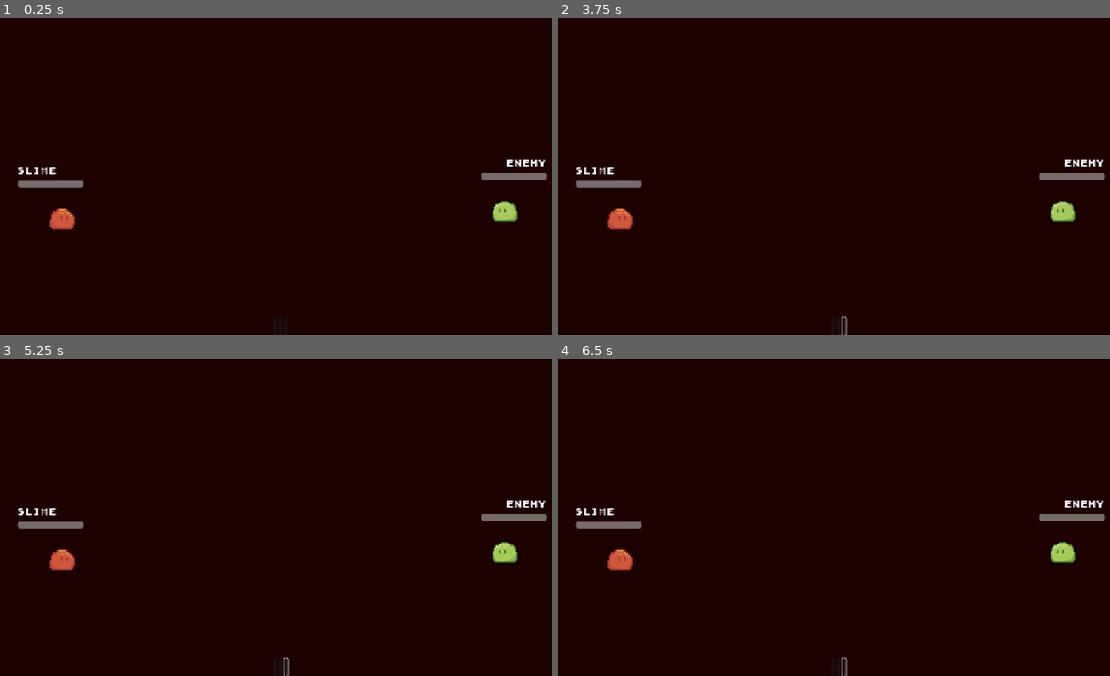
Above: before the commit, frames 1-4 (two rows, left to right).
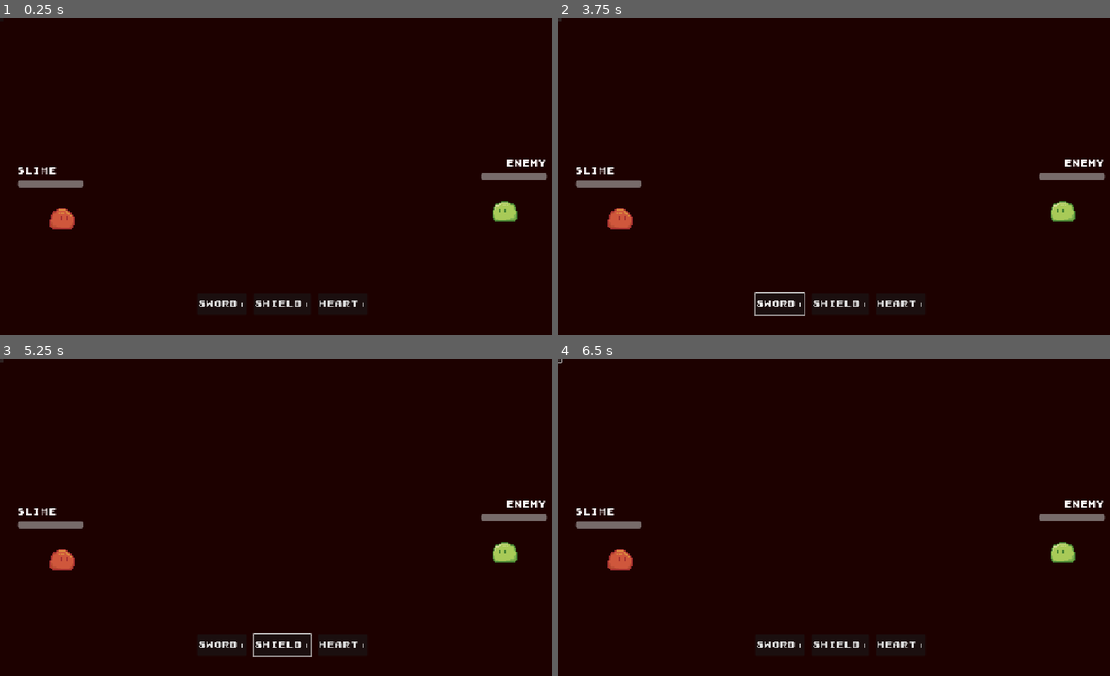
Above: after the commit, the same moments.

Repository: Tortiz-CSUF/slotchi
Game: Godot game, scene res://scenes/battle_arena.tscn
The game is run twice, just before and just after one commit, with the same random seed, the same clock (stepped at 60 frames per second) and the same inputs. The project has no main scene, so this scene is started directly.
Inputs (mouse positions are in pixels of both pictures, inside the frame that each line leads up to; where the layout moved, square brackets give the same spot in the first picture):
- Up to frame 1 (0.25 s): no input
- Up to frame 2 (3.75 s): click (778, 303) [834, 325] at 0.5 s; click (839, 303) [839, 325] at 1.25 s; click (900, 303) [845, 325] at 2 s; click (558, 21) at 2.77 s; tap Enter (ui_accept) at 3.5 s; hold Right (ui_right) from 3.53 s (still down)
- Up to frame 3 (5.25 s): tap Enter (ui_accept) at 3.77, 4.25, 4.52, 5 s; release Right (ui_right) at 4.28 s; hold Down (ui_down) 4.28-5.03 s; hold Right (ui_right) from 5.03 s (still down)
- Up to frame 4 (6.5 s): tap Enter (ui_accept) at 5.75, 6.02 s; release Right (ui_right) at 5.78 s; hold Up (ui_up) from 5.78 s (still down)

The runs differ from the first frame. In frame 1, 0.3% of the frame differs, in the area x 36-66%, y 89-92%; in frame 2, 0.4%; in frame 3, 0.5%, in the area x 0-66%, y 0-100%; in frame 4, 0.3%.

Commit message:
slotchi_Interim_4

Diff:
--- a/scenes/battle_arena.tscn
+++ b/scenes/battle_arena.tscn
@@ -237,6 +237,86 @@
 theme_override_constants/v_separation = 8
 columns = 4
 
+[node name="Slot0" type="TextureRect" parent="SlotGrid" unique_id=1270883304]
+custom_minimum_size = Vector2(48, 48)
+layout_mode = 2
+stretch_mode = 3
+
+[node name="Slot1" type="TextureRect" parent="SlotGrid" unique_id=2062987352]
+custom_minimum_size = Vector2(48, 48)
+layout_mode = 2
+stretch_mode = 3
+
+[node name="Slot2" type="TextureRect" parent="SlotGrid" unique_id=643618353]
+custom_minimum_size = Vector2(48, 48)
+layout_mode = 2
+stretch_mode = 3
+
+[node name="Slot3" type="TextureRect" parent="SlotGrid" unique_id=1406628086]
+custom_minimum_size = Vector2(48, 48)
+layout_mode = 2
+stretch_mode = 3
+
+[node name="Slot4" type="TextureRect" parent="SlotGrid" unique_id=1852537582]
+custom_minimum_size = Vector2(48, 48)
+layout_mode = 2
+stretch_mode = 3
+
+[node name="Slot5" type="TextureRect" parent="SlotGrid" unique_id=1549976367]
+custom_minimum_size = Vector2(48, 48)
+layout_mode = 2
+stretch_mode = 3
+
+[node name="Slot6" type="TextureRect" parent="SlotGrid" unique_id=139174241]
+custom_minimum_size = Vector2(48, 48)
+layout_mode = 2
+stretch_mode = 3
+
+[node name="Slot7" type="TextureRect" parent="SlotGrid" unique_id=628500522]
+custom_minimum_size = Vector2(48, 48)
+layout_mode = 2
+stretch_mode = 3
+
+[node name="Slot8" type="TextureRect" parent="SlotGrid" unique_id=18431963]
+custom_minimum_size = Vector2(48, 48)
+layout_mode = 2
+stretch_mode = 3
+
+[node name="Slot9" type="TextureRect" parent="SlotGrid" unique_id=1269383492]
+custom_minimum_size = Vector2(48, 48)
+layout_mode = 2
+stretch_mode = 3
+
+[node name="Slot10" type="TextureRect" parent="SlotGrid" unique_id=1317632077]
+custom_minimum_size = Vector2(48, 48)
+layout_mode = 2
+stretch_mode = 3
+
+[node name="Slot11" type="TextureRect" parent="SlotGrid" unique_id=1945526091]
+custom_minimum_size = Vector2(48, 48)
+layout_mode = 2
+stretch_mode = 3
+
+[node name="Slot12" type="TextureRect" parent="SlotGrid" unique_id=968878395]
+custom_minimum_size = Vector2(48, 48)
+layout_mode = 2
+stretch_mode = 3
+
+[node name="Slot13" type="TextureRect" parent="SlotGrid" unique_id=1068150561]
+custom_minimum_size = Vector2(48, 48)
+layout_mode = 2
+stretch_mode = 3
+
+[node name="Slot14" type="TextureRect" parent="SlotGrid" unique_id=265310892]
+custom_minimum_size = Vector2(48, 48)
+layout_mode = 2
+stretch_mode = 3
+
+[node name="Slot15" type="TextureRect" parent="SlotGrid" unique_id=688728965]
+custom_minimum_size = Vector2(48, 48)
+layout_mode = 2
+stretch_mode = 3
+
 [node name="CardContainer" type="MarginContainer" parent="." unique_id=1662029506]
 layout_mode = 1
 anchors_preset = 7
@@ -249,15 +329,80 @@
 offset_right = 20.0
 grow_horizontal = 2
 grow_vertical = 0
+theme_override_constants/margin_left = 30
+theme_override_constants/margin_top = 30
+theme_override_constants/margin_right = 30
+theme_override_constants/margin_bottom = 45
 
 [node name="Card" type="HBoxContainer" parent="CardContainer" unique_id=2066861987]
 layout_mode = 2
+theme_override_constants/separation = 16
 
 [node name="Card1" type="Button" parent="CardContainer/Card" unique_id=1667057289]
-layout_mode = 2
+custom_minimum_size = Vector2(100, 50)
+layout_mode = 2
+theme_override_fonts/font = ExtResource("1_d3rmf")
+theme_override_font_sizes/font_size = 18
+text = "Sword+"
 
 [node name="Card2" type="Button" parent="CardContainer/Card" unique_id=1804492550]
-layout_mode = 2
+custom_minimum_size = Vector2(100, 50)
+layout_mode = 2
+theme_override_fonts/font = ExtResource("1_d3rmf")
+theme_override_font_sizes/font_size = 18
+text = "Shield+"
 
 [node name="Card3" type="Button" parent="CardContainer/Card" unique_id=2005685289]
-layout_mode = 2
+custom_minimum_size = Vector2(100, 50)
+layout_mode = 2
+theme_override_fonts/font = ExtResource("1_d3rmf")
+theme_override_font_sizes/font_size = 18
+text = "Heart+"
+
+[node name="SpinButton" type="Button" parent="." unique_id=633407926]
+layout_mode = 0
+offset_right = 8.0
+offset_bottom = 8.0
+
+[node name="InfoLabel" type="Label" parent="." unique_id=551911212]
+layout_mode = 0
+offset_right = 40.0
+offset_bottom = 23.0
+
+[node name="EndPanel" type="ColorRect" parent="." unique_id=749985269]
+visible = false
+layout_mode = 0
+offset_right = 40.0
+offset_bottom = 40.0
+
+[node name="Title" type="Label" parent="EndPanel" unique_id=1163692354]
+layout_mode = 1
+anchors_preset = 5
+anchor_left = 0.5
+anchor_right = 0.5
+offset_left = -231.0
+offset_top = 25.0
+offset_right = 231.0
+offset_bottom = 60.0
+grow_horizontal = 2
+theme_override_fonts/font = ExtResource("1_d3rmf")
+theme_override_font_sizes/font_size = 28
+text = "Strength Training"
+horizontal_alignment = 1
+
+[node name="BackButton" type="Button" parent="EndPanel" unique_id=783632217]
+layout_mode = 1
+anchors_preset = 7
+anchor_left = 0.5
+anchor_top = 1.0
+anchor_right = 0.5
+anchor_bottom = 1.0
+offset_left = -44.0
+offset_top = -50.0
+offset_right = 44.0
+offset_bottom = -17.0
+grow_horizontal = 2
+grow_vertical = 0
+theme_override_fonts/font = ExtResource("1_d3rmf")
+theme_override_font_sizes/font_size = 20
+text = "Back"
